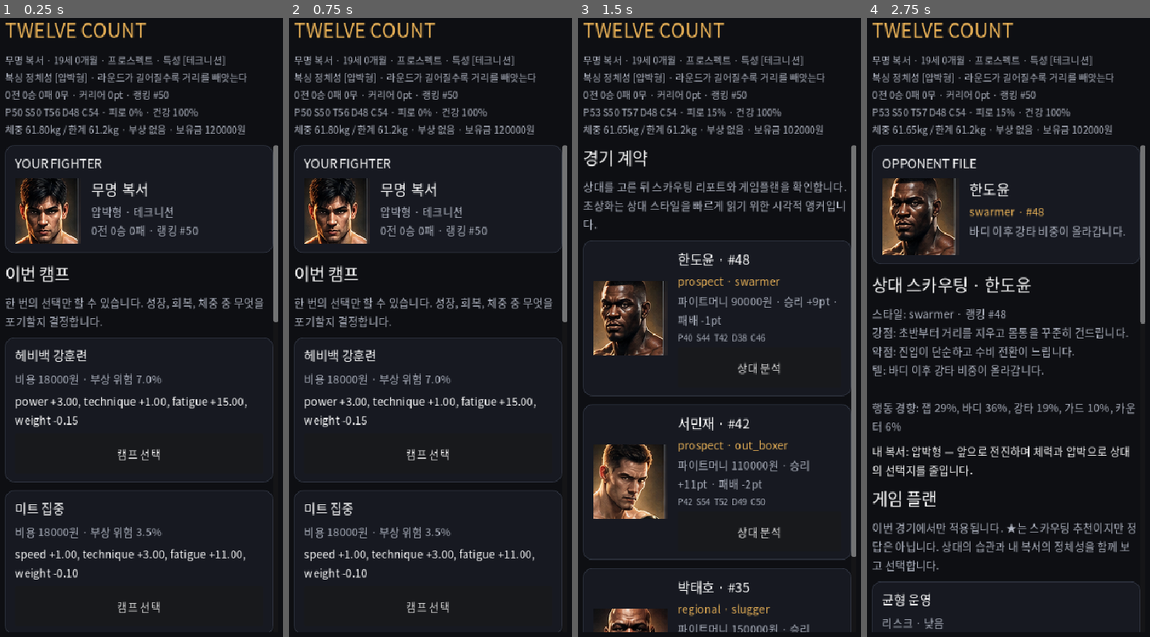
Above: before the commit, frames 1-4 (left to right).
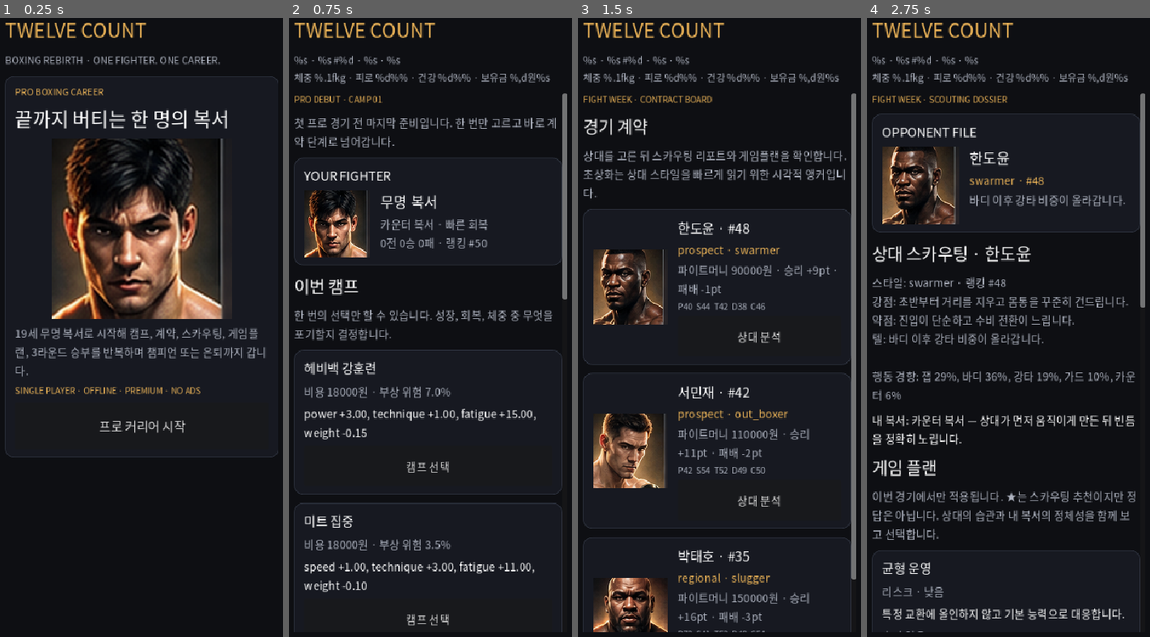
Above: after the commit, the same moments.

Repository: gycha0109-beep/boxing
Game: Godot game, scene res://scenes/Main.tscn
Same seed, same stepped clock (60 frames per second), same inputs: the game is played once before the commit and once after it.
Inputs (mouse positions are in pixels of both pictures, inside the frame that each line leads up to):
- Up to frame 1 (0.25 s): no input
- Up to frame 2 (0.75 s): click (430, 426) at 0.5 s, where only the run after the commit has a clickable "프로 커리어 시작"
- Up to frame 3 (1.5 s): click "캠프 선택" at 1.25 s
- Up to frame 4 (2.75 s): click "상대 분석" at 2 s

The runs differ from the first frame. In frame 1, 24% of the frame differs, in the area x 1-99%, y 6-100%; in frame 2, 16%; in frame 3, 22%; in frame 4, 21%.

Commit message:
feat: activate v0.8 release polish shell

Diff:
--- a/scenes/Main.tscn
+++ b/scenes/Main.tscn
@@ -1,6 +1,6 @@
 [gd_scene load_steps=2 format=3]
 
-[ext_resource path="res://scripts/main_v07.gd" type="Script" id="1"]
+[ext_resource path="res://scripts/main_v08.gd" type="Script" id="1"]
 
 [node name="Main" type="Control"]
 layout_mode = 3
